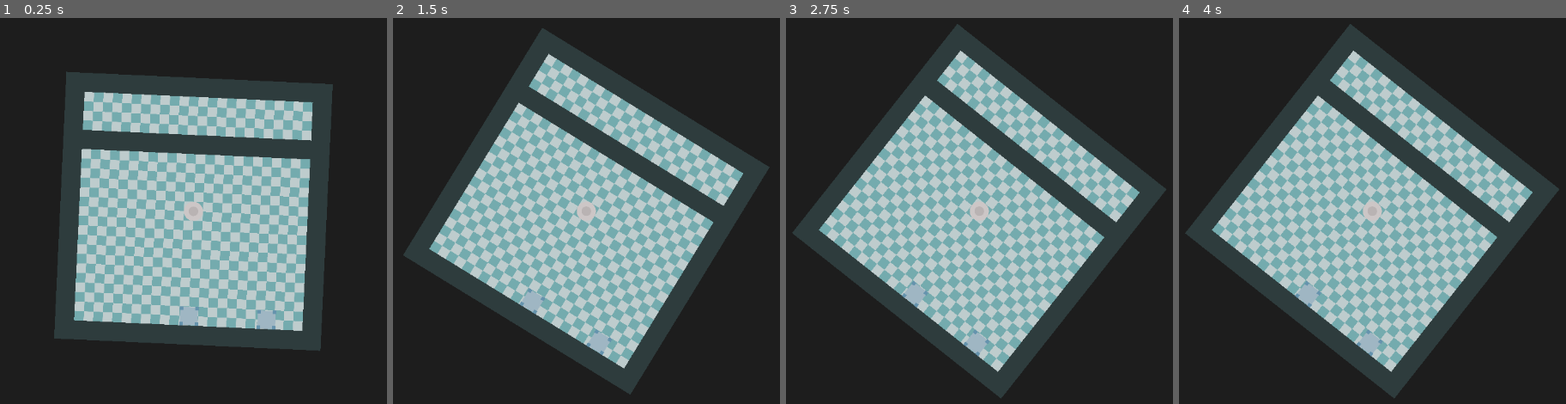
Above: before the commit, frames 1-4 (left to right).
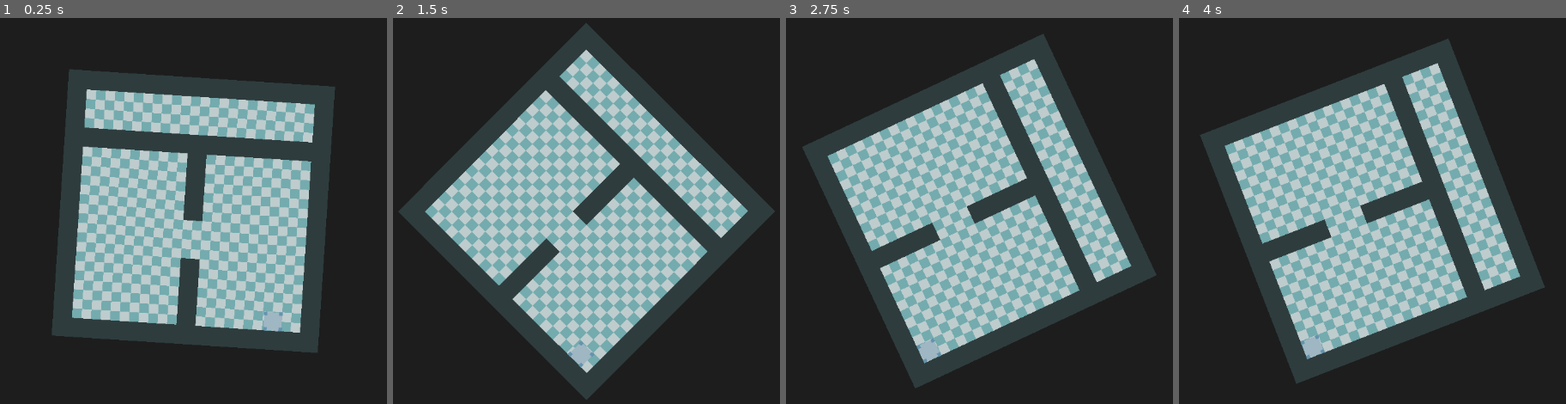
Above: after the commit, the same moments.

Repository: Nathan2801/gamedev.js-2025
Game: Godot game, scene res://level2/start.tscn
Same seed, same stepped clock (60 frames per second), same inputs: the game is played once before the commit and once after it.
Inputs (mouse positions are in pixels of both pictures, inside the frame that each line leads up to):
- Up to frame 1 (0.25 s): no input
- Up to frame 2 (1.5 s): tap Enter at 0.5 s; move the mouse to (571, 315) at 0.52 s; click (571, 315) at 0.67 s; move the mouse to (609, 342) at 1.27 s; click (609, 342) at 1.42 s
- Up to frame 3 (2.75 s): move the mouse to (1049, 126) at 2.02 s; click (1049, 126) at 2.17 s
- Up to frame 4 (4 s): move the mouse to (1337, 288) at 2.77 s; click (1337, 288) at 2.92 s; move the mouse to (outside the picture) at 3.52 s; click (outside the picture) at 3.67 s

The runs differ from the first frame. In frame 1, 11% of the frame differs, in the area x 13-87%, y 13-87%; in frame 2, 34%; in frame 3, 39%; in frame 4, 40%, in the area x 1-99%, y 1-99%.

Commit message:
Rework for second level

Diff:
--- a/level2/map.tscn
+++ b/level2/map.tscn
@@ -22,6 +22,12 @@
 [sub_resource type="RectangleShape2D" id="RectangleShape2D_jpelw"]
 size = Vector2(381, 32)
 
+[sub_resource type="RectangleShape2D" id="RectangleShape2D_efgfg"]
+size = Vector2(32, 111)
+
+[sub_resource type="RectangleShape2D" id="RectangleShape2D_7wbyb"]
+size = Vector2(32, 79)
+
 [node name="Map" instance=ExtResource("1_g85ix")]
 _tiles = Vector2(6, 6)
 
@@ -29,7 +35,7 @@
 tile_map_data = PackedByteArray("AAD5//n/AQACAAAAAAD5//r/AQACAAAAAAD5//v/AQACAAAAAAD5//z/AQACAAAAAAD5//3/AQACAAAAAAD5// …(3056 unchanged characters)…
 
 [node name="TilesOff" parent="Body" index="1"]
-tile_map_data = PackedByteArray("AAD/////AQAAAAAAAAA=")
+tile_map_data = PackedByteArray("AAD//wUAAQACAAAAAAD//wQAAQACAAAAAAD//wMAAQACAAAAAAD//wIAAQACAAAAAAD///z/AQACAAAAAAD///3/AQACAAAAAAD///7/AQACAAAAAAD/////AQACAAAAAAA=")
 
 [node name="OutTop" parent="Body" index="2"]
 shape = SubResource("SegmentShape2D_ort67")
@@ -49,3 +55,11 @@
 [node name="CollisionShape2D" type="CollisionShape2D" parent="Body" index="8"]
 position = Vector2(-0.5, -112)
 shape = SubResource("RectangleShape2D_jpelw")
+
+[node name="CollisionShape2D2" type="CollisionShape2D" parent="Body" index="9"]
+position = Vector2(0, 135.5)
+shape = SubResource("RectangleShape2D_efgfg")
+
+[node name="CollisionShape2D3" type="CollisionShape2D" parent="Body" index="10"]
+position = Vector2(0, -56.5)
+shape = SubResource("RectangleShape2D_7wbyb")
--- a/level2/start.tscn
+++ b/level2/start.tscn
@@ -14,11 +14,6 @@
 position = Vector2(170, -146)
 
 [node name="Box" parent="." instance=ExtResource("3_f7uy0")]
-position = Vector2(0, 175)
+position = Vector2(144, 176)
 _kind = 0
 _active_key = 65
-
-[node name="Box2" parent="." instance=ExtResource("3_f7uy0")]
-position = Vector2(130, 175)
-_kind = 0
-_active_key = 83
Not shown: 1 places in level2/map.tscn that only renumber resources
